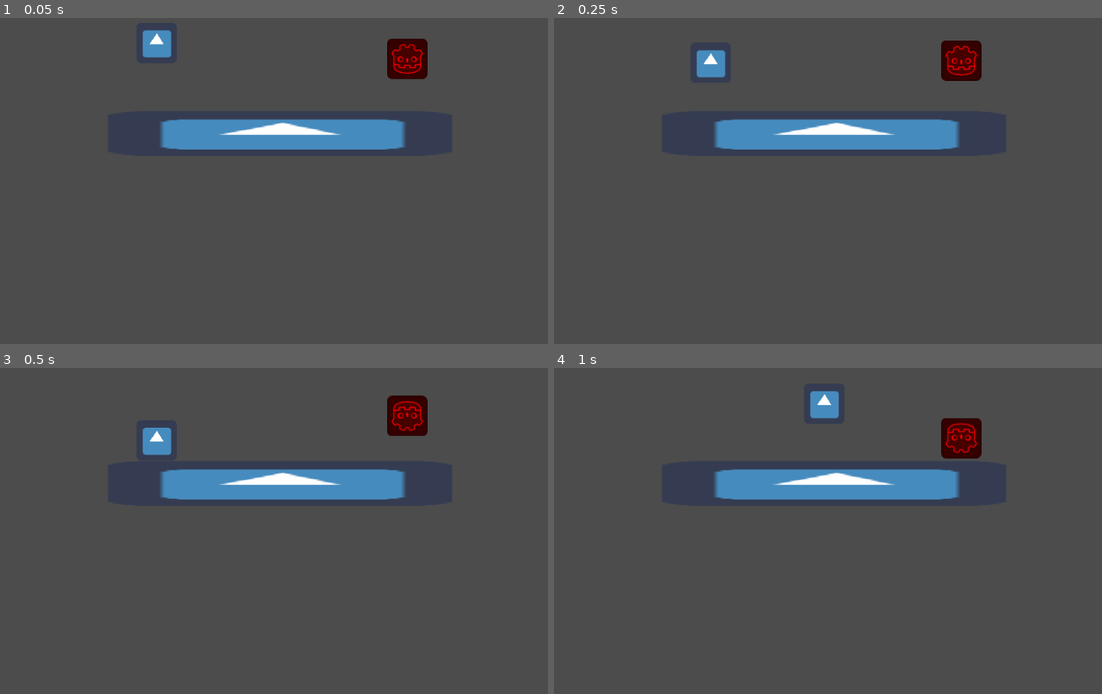
Above: before the commit, frames 1-4 (two rows, left to right).
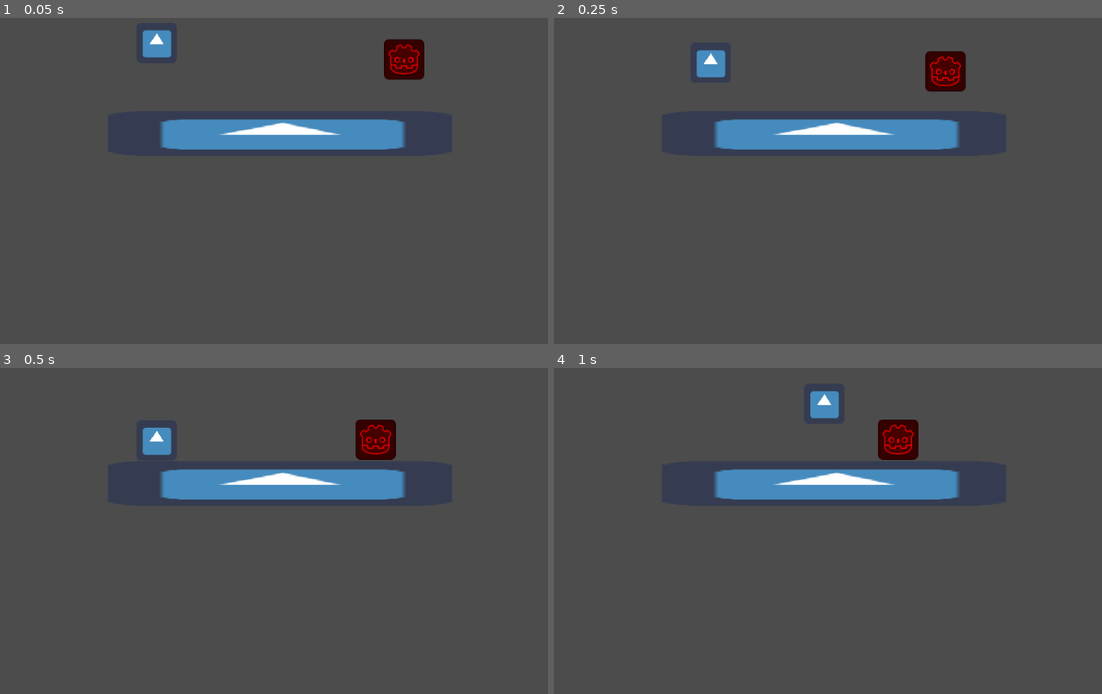
Above: after the commit, the same moments.

Repository: LaurenceTimothyMGarcia/Halloween-Game-Jam-2021
Game: Godot game, scene res://Assets/Scenes/PlayerTester.tscn
The game is run twice, just before and just after one commit, with the same random seed, the same clock (stepped at 60 frames per second) and the same inputs. The project has no main scene, so this scene is started directly. The engine's default icon, where the game draws it, is replaced by a stand-in: a white triangle on a blue panel in a dark square.
Inputs (mouse positions are in pixels of both pictures, inside the frame that each line leads up to):
- Up to frame 1 (0.05 s): no input
- Up to frame 2 (0.25 s): no input
- Up to frame 3 (0.5 s): no input
- Up to frame 4 (1 s): move the mouse to (1019, 485) at 0.52 s; hold D (move_right) from 0.53 s (still down); click (1019, 485) at 0.67 s; tap Space (jump) at 0.77 s

The runs differ from the first frame. In frame 1, 0.5% of the frame differs, in the area x 70-79%, y 6-20%; in frame 2, 1.2%; in frame 3, 1.7%; in frame 4, 1.8%, in the area x 59-79%, y 15-29%.

Commit message:
Trying to fix up enemy
Enemy moves, but doesnt turn around for some reason

Diff:
--- a/Assets/Scenes/BasicEnemy.gd
+++ b/Assets/Scenes/BasicEnemy.gd
@@ -1,43 +1,28 @@
-extends RigidBody2D
+extends KinematicBody2D
 
+var gravity = 10
+var velocity = Vector2()
 var is_moving_left = true
 
-var gravity = 1000
-var velocity = Vector2()
-
-var speed = 120
+export var speed = 100
 
 #func _ready():
 	#$AnimationPlayer.play("Walk")
 
-func _physics_process(delta):
-	#if $AnimationPlayer.current_animation == "Attack":
-		#return
+func _process(delta):
+	move_character()
 
-	move_character(delta)
-	detect_turn_around()
+func move_character():
+	if is_moving_left:
+		velocity.x = -speed
+	else:
+		velocity.x = speed
 
-func move_character(var delta):
-	if is_moving_left:
-		velocity.x = -speed * delta
-	else:
-		velocity.x = speed * delta
-	linear_velocity.x = velocity.x
+	velocity.y += gravity
+
+	velocity = move_and_slide(velocity, Vector2.UP)
 
 func detect_turn_around():
-	if not $RayCast2D.is_colliding():
+	if not $RayCast2D.is_colliding() and is_on_floor():
 		is_moving_left = !is_moving_left
 		scale.x = -scale.x
-		#print("Time to turn around")
-
-func hit():
-	$AttackDetector.monitoring = true
-
-func end_of_hit():
-	$attackDetector.monitoring = false
-
-#func start_walk():
-	#AnimationPlayer.play("Walk")
-
-#func _on_PlayerDetector_body_entered(body):
-	#animation attack
--- a/Assets/Scenes/Enemy.tscn
+++ b/Assets/Scenes/Enemy.tscn
@@ -6,13 +6,7 @@
 [sub_resource type="RectangleShape2D" id=1]
 extents = Vector2( 35, 32 )
 
-[sub_resource type="RectangleShape2D" id=2]
-extents = Vector2( 21.798, 20.5699 )
-
-[sub_resource type="RectangleShape2D" id=3]
-extents = Vector2( 22.3926, 9.27238 )
-
-[node name="Enemy" type="RigidBody2D"]
+[node name="Enemy" type="KinematicBody2D"]
 script = ExtResource( 2 )
 
 [node name="Hitbox" type="CollisionShape2D" parent="."]
@@ -23,21 +17,6 @@
 texture = ExtResource( 1 )
 
 [node name="RayCast2D" type="RayCast2D" parent="."]
-rotation = 1.5708
-collision_mask = 6
-
-[node name="PlayerDetector" type="Area2D" parent="."]
-
-[node name="CollisionShape2D" type="CollisionShape2D" parent="PlayerDetector"]
-position = Vector2( -51.7305, 3.56763 )
-shape = SubResource( 2 )
-
-[node name="AttackPlayer" type="Area2D" parent="."]
-monitoring = false
-monitorable = false
-
-[node name="CollisionShape2D" type="CollisionShape2D" parent="AttackPlayer"]
-modulate = Color( 1, 0, 0, 1 )
-self_modulate = Color( 1, 0, 0, 1 )
-position = Vector2( -51.1359, 3.56761 )
-shape = SubResource( 3 )
+position = Vector2( -58.2711, 0 )
+enabled = true
+collision_mask = 4
--- a/Assets/Scenes/PlayerTester.tscn
+++ b/Assets/Scenes/PlayerTester.tscn
@@ -11,10 +11,13 @@
 
 [node name="Player" parent="." instance=ExtResource( 1 )]
 position = Vector2( 248, 120 )
+collision_mask = 6
 
 [node name="Floor" type="RigidBody2D" parent="." groups=[
 "platforms",
 ]]
+collision_layer = 4
+collision_mask = 3
 mode = 1
 gravity_scale = 0.0
 
@@ -29,3 +32,5 @@
 
 [node name="Enemy" parent="." instance=ExtResource( 3 )]
 position = Vector2( 644.906, 146.835 )
+collision_layer = 2
+collision_mask = 5
Not shown: 1 places in Assets/Scenes/Enemy.tscn that only renumber resources
